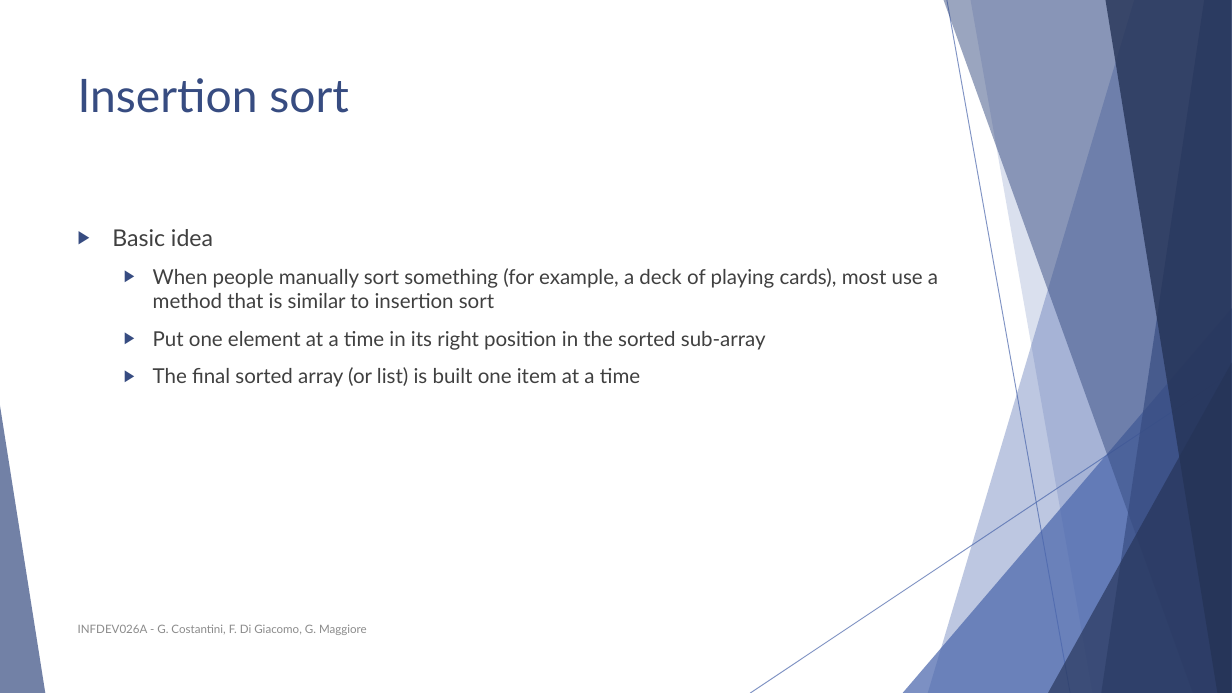
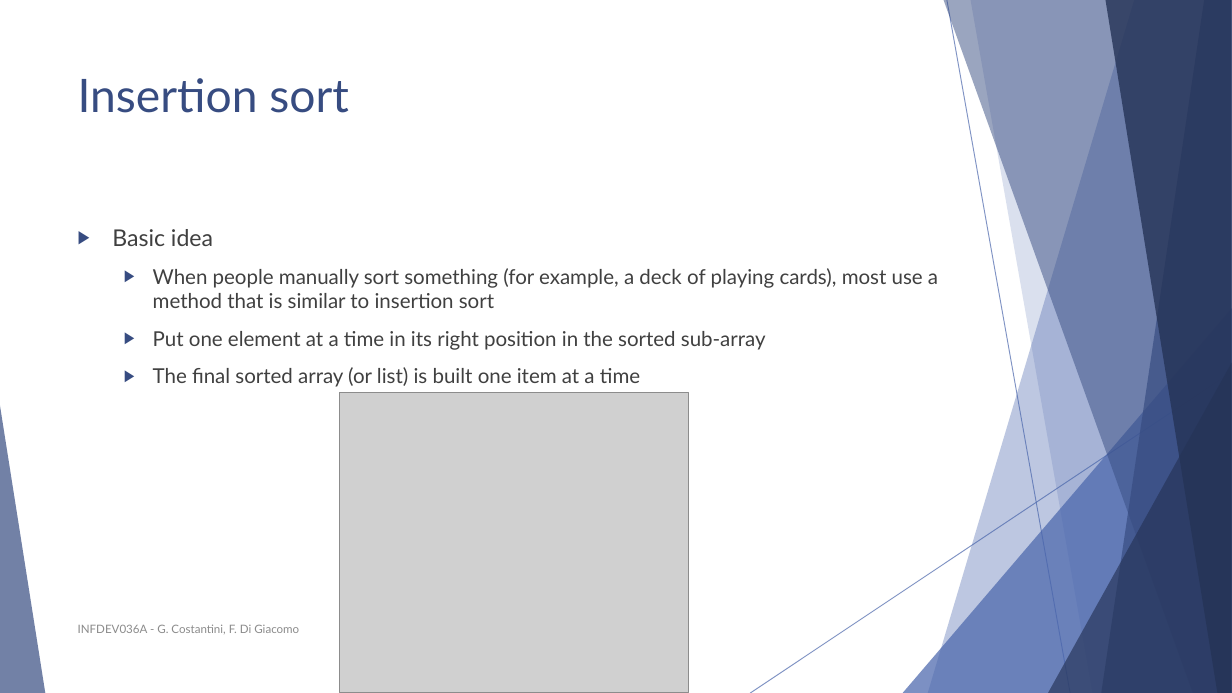
Before and after one commit to FurkanAndac/Development-6A, a slide deck: slide 10 of Lesson slides/Unit 2 - Sorting algorithms.pptx. Drawn at 1232x693 pixels with LibreOffice and Linux fonts; fonts in the diff are those of the drawing; grey boxes stand for pictures. Boxes give left, top, right and bottom in pixels: in the first picture for what was removed or moved away, otherwise in the second. Text is boxed around its words. In the diff, an @@ line names an element or a change of style, - is before the commit and + after.

```diff
--- a/Lesson slides/Unit 2 - Sorting algorithms.pptx
+++ b/Lesson slides/Unit 2 - Sorting algorithms.pptx
@@ picture added at bbox=[339, 393, 689, 693] @@
@@ text at bbox=[78, 624, 299, 634]: text changed @@
-INFDEV026A - G. Costantini, F. Di Giacomo, G. Maggiore
+INFDEV036A - G. Costantini, F. Di Giacomo
```
Also in this commit, not shown: 41 other slides changed, 1 slide added.
